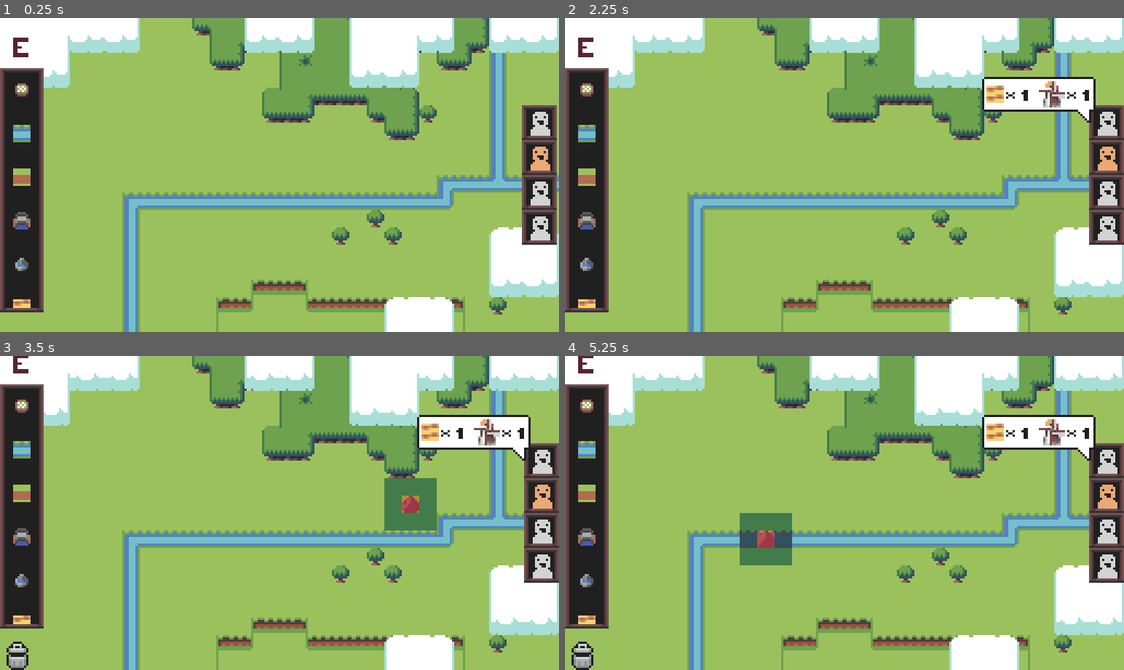
Above: before the commit, frames 1-4 (two rows, left to right).
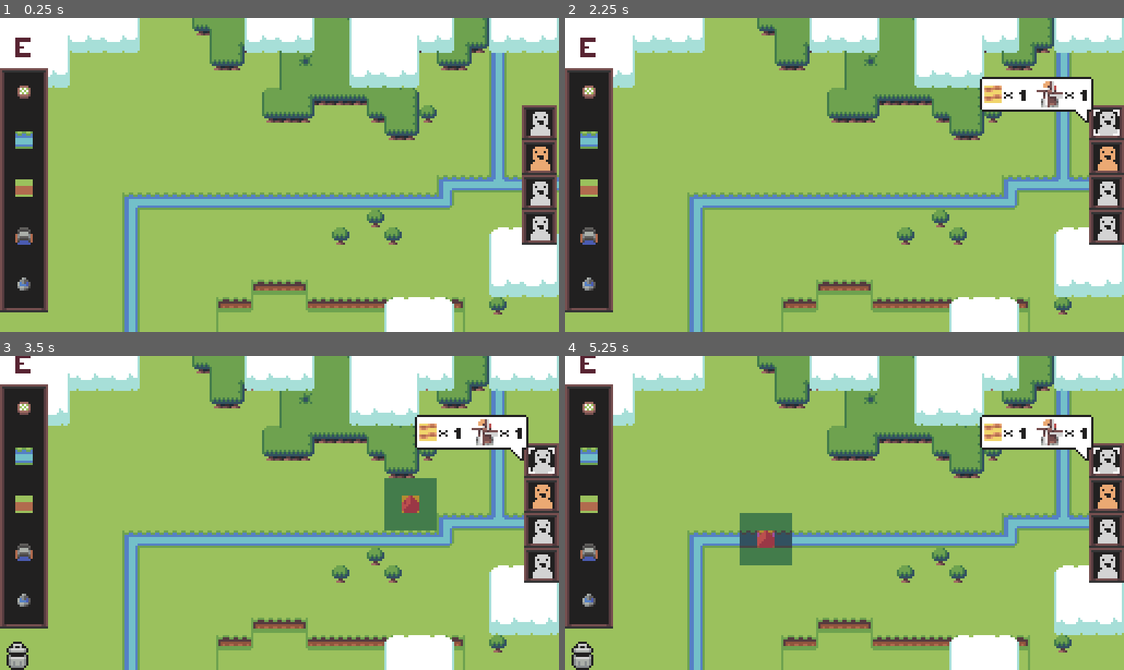
Above: after the commit, the same moments.

Repository: food-please/LSJ3
Game: Godot game, scene res://src/main.tscn
The game is run twice, just before and just after one commit, with the same random seed, the same clock (stepped at 60 frames per second) and the same inputs. Sound files missing from this copy of the repository are replaced by a short silence.
Inputs (mouse positions are in pixels of both pictures, inside the frame that each line leads up to):
- Up to frame 1 (0.25 s): no input
- Up to frame 2 (2.25 s): click (1107, 121) at 0.52 s; click (1107, 121) at 1.27 s; click (1107, 121) at 2.02 s
- Up to frame 3 (3.5 s): tap Enter (ui_accept) at 2.75, 3.02 s; move the mouse to (402, 497) at 2.77 s; press the mouse at (402, 497) at 2.78 s
- Up to frame 4 (5.25 s): release the mouse at (967, 497) at 3.5 s; tap Enter (ui_accept) at 3.5, 5 s; drag from (732, 528) to (816, 575) at 3.52 s; move the mouse to (900, 443) at 4.27 s; press the mouse at (900, 443) at 4.28 s; release the mouse at (900, 443) at 5 s; drag from (816, 575) to (676, 465) at 5.02 s

The runs differ from the first frame. In frame 1, 2.4% of the frame differs, in the area x 2-9%, y 6-94%; in frame 2, 3.0%, in the area x 2-100%, y 6-94%; in frame 3, 3.0%; in frame 4, 3.0%.

Commit message:
Re-add highlight to buttons

Diff:
--- a/constructions/farm/mill/cnst_data_mill.tres
+++ b/constructions/farm/mill/cnst_data_mill.tres
@@ -1,12 +1,11 @@
-[gd_resource type="Resource" script_class="ConstructionData" load_steps=5 format=3 uid="uid://bvgj0a5xr7rgk"]
+[gd_resource type="Resource" script_class="ConstructionData" load_steps=4 format=3 uid="uid://bvgj0a5xr7rgk"]
 
 [ext_resource type="Texture2D" uid="uid://drogh3jgkiffa" path="res://constructions/farm/mill/mill_icon.atlastex" id="1_ocj06"]
 [ext_resource type="Script" path="res://constructions/construction_data.gd" id="1_wqc1c"]
-[ext_resource type="PackedScene" uid="uid://5r074hdy2xvr" path="res://constructions/farm/mill/cnst_rqmt_farms.tscn" id="2_f1b80"]
 [ext_resource type="PackedScene" uid="uid://pmhmr5bjm40l" path="res://constructions/farm/mill/mill.tscn" id="4_q0byw"]
 
 [resource]
 script = ExtResource("1_wqc1c")
 icon = ExtResource("1_ocj06")
 variations = Array[PackedScene]([ExtResource("4_q0byw")])
-requirements = Array[PackedScene]([ExtResource("2_f1b80")])
+requirements = Array[PackedScene]([])
--- a/src/ui/constructions/construction_button.gd
+++ b/src/ui/constructions/button/construction_button.gd
@@ -17,6 +17,7 @@
 
 #var _bubble: ConstructionBubble = null
 
+@onready var _anim: = $AnimationPlayer as AnimationPlayer
 @onready var _bubble_anchor: = $MarginContainer/Control/BubbleAnchor/Anchor as RemoteTransform2D
 @onready var _button: = $MarginContainer/TextureButton as TextureButton
 @onready var _icon: = $MarginContainer/Icon as TextureRect
@@ -37,8 +38,10 @@
 		func(value: bool):
 			if value == true:
 				Events.construction_data_selected.emit(type, _bubble_anchor)
+				_anim.play("default")
 
 			else:
 				Events.construction_data_selected.emit(null, null)
+				_anim.stop()
 	)
 	pass
--- /dev/null
+++ b/src/ui/constructions/button/construction_button.tscn
@@ -0,0 +1,91 @@
+[gd_scene load_steps=7 format=3 uid="uid://caecvfqyl8nwl"]
+
+[ext_resource type="Script" path="res://src/ui/constructions/button/construction_button.gd" id="1_mupaa"]
+[ext_resource type="Texture2D" uid="uid://djege0fqplx56" path="res://src/ui/constructions/button/construction_highlight2.atlastex" id="2_21cj6"]
+[ext_resource type="Texture2D" uid="uid://d3h1itqbp2wpf" path="res://src/ui/constructions/button/construction_highlight1.atlastex" id="3_5q030"]
+
+[sub_resource type="Animation" id="Animation_2fnyl"]
+resource_name = "default"
+loop_mode = 1
+tracks/0/type = "value"
+tracks/0/imported = false
+tracks/0/enabled = true
+tracks/0/path = NodePath("MarginContainer/TextureButton:texture_pressed")
+tracks/0/interp = 1
+tracks/0/loop_wrap = true
+tracks/0/keys = {
+"times": PackedFloat32Array(0, 0.5),
+"transitions": PackedFloat32Array(1, 1),
+"update": 1,
+"values": [ExtResource("2_21cj6"), ExtResource("3_5q030")]
+}
+
+[sub_resource type="Animation" id="Animation_ijo7w"]
+length = 0.001
+tracks/0/type = "value"
+tracks/0/imported = false
+tracks/0/enabled = true
+tracks/0/path = NodePath("MarginContainer/TextureButton:texture_pressed")
+tracks/0/interp = 1
+tracks/0/loop_wrap = true
+tracks/0/keys = {
+"times": PackedFloat32Array(0),
+"transitions": PackedFloat32Array(1),
+"update": 1,
+"values": [ExtResource("2_21cj6")]
+}
+
+[sub_resource type="AnimationLibrary" id="AnimationLibrary_nebu4"]
+_data = {
+"RESET": SubResource("Animation_ijo7w"),
+"default": SubResource("Animation_2fnyl")
+}
+
+[node name="ConstructionButton" type="CenterContainer"]
+offset_right = 14.0
+offset_bottom = 14.0
+script = ExtResource("1_mupaa")
+
+[node name="MarginContainer" type="MarginContainer" parent="."]
+layout_mode = 2
+mouse_filter = 2
+theme_override_constants/margin_left = 2
+theme_override_constants/margin_top = 2
+theme_override_constants/margin_right = 2
+theme_override_constants/margin_bottom = 2
+
+[node name="Icon" type="TextureRect" parent="MarginContainer"]
+custom_minimum_size = Vector2(12, 12)
+layout_mode = 2
+mouse_filter = 2
+stretch_mode = 3
+
+[node name="TextureButton" type="TextureButton" parent="MarginContainer"]
+layout_mode = 2
+mouse_filter = 1
+toggle_mode = true
+texture_pressed = ExtResource("2_21cj6")
+
+[node name="Control" type="Control" parent="MarginContainer"]
+layout_mode = 2
+mouse_filter = 2
+
+[node name="BubbleAnchor" type="Control" parent="MarginContainer/Control"]
+layout_mode = 1
+anchors_preset = 6
+anchor_left = 1.0
+anchor_top = 0.5
+anchor_right = 1.0
+anchor_bottom = 0.5
+offset_left = 2.0
+offset_right = 2.0
+grow_horizontal = 0
+grow_vertical = 2
+mouse_filter = 2
+
+[node name="Anchor" type="RemoteTransform2D" parent="MarginContainer/Control/BubbleAnchor"]
+
+[node name="AnimationPlayer" type="AnimationPlayer" parent="."]
+libraries = {
+"": SubResource("AnimationLibrary_nebu4")
+}
--- a/src/ui/constructions/construction_button.tscn
+++ /dev/null
@@ -1,46 +0,0 @@
-[gd_scene load_steps=2 format=3 uid="uid://caecvfqyl8nwl"]
-
-[ext_resource type="Script" path="res://src/ui/constructions/construction_button.gd" id="1_mupaa"]
-
-[node name="ConstructionButton" type="CenterContainer"]
-offset_right = 14.0
-offset_bottom = 14.0
-script = ExtResource("1_mupaa")
-
-[node name="MarginContainer" type="MarginContainer" parent="."]
-layout_mode = 2
-mouse_filter = 2
-theme_override_constants/margin_left = 2
-theme_override_constants/margin_top = 2
-theme_override_constants/margin_right = 2
-theme_override_constants/margin_bottom = 2
-
-[node name="Icon" type="TextureRect" parent="MarginContainer"]
-custom_minimum_size = Vector2(12, 12)
-layout_mode = 2
-mouse_filter = 2
-stretch_mode = 3
-
-[node name="TextureButton" type="TextureButton" parent="MarginContainer"]
-layout_mode = 2
-mouse_filter = 1
-toggle_mode = true
-
-[node name="Control" type="Control" parent="MarginContainer"]
-layout_mode = 2
-mouse_filter = 2
-
-[node name="BubbleAnchor" type="Control" parent="MarginContainer/Control"]
-layout_mode = 1
-anchors_preset = 6
-anchor_left = 1.0
-anchor_top = 0.5
-anchor_right = 1.0
-anchor_bottom = 0.5
-offset_left = 2.0
-offset_right = 2.0
-grow_horizontal = 0
-grow_vertical = 2
-mouse_filter = 2
-
-[node name="Anchor" type="RemoteTransform2D" parent="MarginContainer/Control/BubbleAnchor"]
--- a/src/ui/constructions/ui_construction_requirements.gd
+++ b/src/ui/constructions/ui_construction_requirements.gd
@@ -10,7 +10,7 @@
 	Events.construction_data_selected.connect(
 		func(data: ConstructionData, anchor: RemoteTransform2D):
 			_clear_bubble()
-			if data and anchor :
+			if data and anchor and data.requirements.size() > 0:
 				_bubble = BUBBLE.instantiate()
 				add_child(_bubble)
 
@@ -25,7 +25,7 @@
 					else:
 						_bubble.add_requirement(new_requirement)
 
-			set_process(data and anchor)
+			set_process(data and anchor and _bubble)
 	)
 
 	Events.erase_selected.connect(
--- a/src/ui/constructions/ui_constructions_bar.gd
+++ b/src/ui/constructions/ui_constructions_bar.gd
@@ -1,7 +1,7 @@
 @tool
 extends MarginContainer
 
-const BUTTON: = preload("res://src/ui/constructions/construction_button.tscn")
+const BUTTON: = preload("res://src/ui/constructions/button/construction_button.tscn")
 
 @export var category: ConstructionsCategory:
 	set(value):
--- a/src/ui/workers/citizen_button.tscn
+++ b/src/ui/workers/citizen_button.tscn
@@ -1,8 +1,48 @@
-[gd_scene load_steps=4 format=3 uid="uid://x00ggc2fmteu"]
+[gd_scene load_steps=9 format=3 uid="uid://x00ggc2fmteu"]
 
 [ext_resource type="Script" path="res://src/ui/workers/ui_citizen_button.gd" id="1_t4mk7"]
 [ext_resource type="Texture2D" uid="uid://dofrsqbqhok7n" path="res://src/ui/workers/worker_background.atlastex" id="2_fog42"]
 [ext_resource type="Texture2D" uid="uid://c3qlp6c1lh6mn" path="res://src/ui/workers/worker_portrait_blue.atlastex" id="3_ayec1"]
+[ext_resource type="Texture2D" uid="uid://djege0fqplx56" path="res://src/ui/constructions/button/construction_highlight2.atlastex" id="4_3pef6"]
+[ext_resource type="Texture2D" uid="uid://d3h1itqbp2wpf" path="res://src/ui/constructions/button/construction_highlight1.atlastex" id="5_bb3rv"]
+
+[sub_resource type="Animation" id="Animation_jwba0"]
+resource_name = "default"
+loop_mode = 1
+step = 0.5
+tracks/0/type = "value"
+tracks/0/imported = false
+tracks/0/enabled = true
+tracks/0/path = NodePath("MarginContainer/TextureButton:texture_pressed")
+tracks/0/interp = 1
+tracks/0/loop_wrap = true
+tracks/0/keys = {
+"times": PackedFloat32Array(0, 0.5),
+"transitions": PackedFloat32Array(1, 1),
+"update": 1,
+"values": [ExtResource("4_3pef6"), ExtResource("5_bb3rv")]
+}
+
+[sub_resource type="Animation" id="Animation_40xpv"]
+length = 0.001
+tracks/0/type = "value"
+tracks/0/imported = false
+tracks/0/enabled = true
+tracks/0/path = NodePath("MarginContainer/TextureButton:texture_pressed")
+tracks/0/interp = 1
+tracks/0/loop_wrap = true
+tracks/0/keys = {
+"times": PackedFloat32Array(0),
+"transitions": PackedFloat32Array(1),
+"update": 1,
+"values": [ExtResource("4_3pef6")]
+}
+
+[sub_resource type="AnimationLibrary" id="AnimationLibrary_xt1tx"]
+_data = {
+"RESET": SubResource("Animation_40xpv"),
+"default": SubResource("Animation_jwba0")
+}
 
 [node name="CitizenButton" type="CenterContainer"]
 offset_right = 16.0
@@ -23,10 +63,12 @@
 [node name="Portrait" type="TextureRect" parent="MarginContainer"]
 layout_mode = 2
 texture = ExtResource("3_ayec1")
+stretch_mode = 3
 
 [node name="TextureButton" type="TextureButton" parent="MarginContainer"]
 layout_mode = 2
 toggle_mode = true
+texture_pressed = ExtResource("4_3pef6")
 
 [node name="Control" type="Control" parent="MarginContainer"]
 layout_mode = 2
@@ -43,3 +85,8 @@
 [node name="Anchor" type="RemoteTransform2D" parent="MarginContainer/Control/BubbleAnchor"]
 update_rotation = false
 update_scale = false
+
+[node name="AnimationPlayer" type="AnimationPlayer" parent="."]
+libraries = {
+"": SubResource("AnimationLibrary_xt1tx")
+}
--- a/src/ui/workers/ui_citizen_button.gd
+++ b/src/ui/workers/ui_citizen_button.gd
@@ -34,6 +34,7 @@
 
 var _x_move_tween: Tween
 
+@onready var _anim: = $AnimationPlayer as AnimationPlayer
 @onready var bubble_anchor: = $MarginContainer/Control/BubbleAnchor/Anchor as RemoteTransform2D
 @onready var button: = $MarginContainer/TextureButton as TextureButton
 @onready var portrait: = $MarginContainer/Portrait as TextureRect
@@ -83,12 +84,14 @@
 		Events.construction_data_selected.emit(dwelling_data, bubble_anchor)
 
 		Events.construction_placed.connect(_on_construction_placed)
+		_anim.play("default")
 
 	else:
 		if Events.construction_placed.is_connected(_on_construction_placed):
 			Events.construction_placed.disconnect(_on_construction_placed)
 
 		Events.construction_data_selected.emit(null, null)
+		_anim.stop()
 
 func _on_construction_placed(_construction: Construction) -> void:
 	button.disabled = true
--- a/world/world.gd
+++ b/world/world.gd
@@ -72,10 +72,14 @@
 	var terrain_construction: = construction as TerrainConstruction
 	if terrain_construction:
 		var changes: = terrain_construction.get_cells()
-		for cell in changes:
+		var updated_cells: Array[Vector2i] = []
+		for cell: Vector2i in changes:
+			updated_cells.append(cell)
 			terrain.set_cells_terrain_connect([cell], 0, changes[cell])
 
 		terrain_construction.queue_free()
+
+		_update_terrain(updated_cells)
 
 
 func _update_terrain(updated_cells: Array[Vector2i]) -> void:
Not shown, added: sfx/sfx_bright.ogg.import
Not shown, added: sfx/sfx_click.ogg.import
Not shown, added: sfx/sfx_invalid.ogg.import
Not shown, added: sfx/sfx_plunk.ogg.import
Not shown, added: sfx/sfx_select.ogg.import
Renamed: src/ui/constructions/construction_highlight1.atlastex -> src/ui/constructions/button/construction_highlight1.atlastex
Renamed: src/ui/constructions/construction_highlight2.atlastex -> src/ui/constructions/button/construction_highlight2.atlastex
Renamed: src/ui/constructions/cursor.png -> src/ui/constructions/button/cursor.png
Not shown, changed: src/ui/constructions/button/cursor.png.import
Binary file removed: src/ui/constructions/construction_highlight.atlastex
Not shown, added: sfx/sfx_bright.ogg
Not shown, added: sfx/sfx_click.ogg
(and 5 more such lines)
